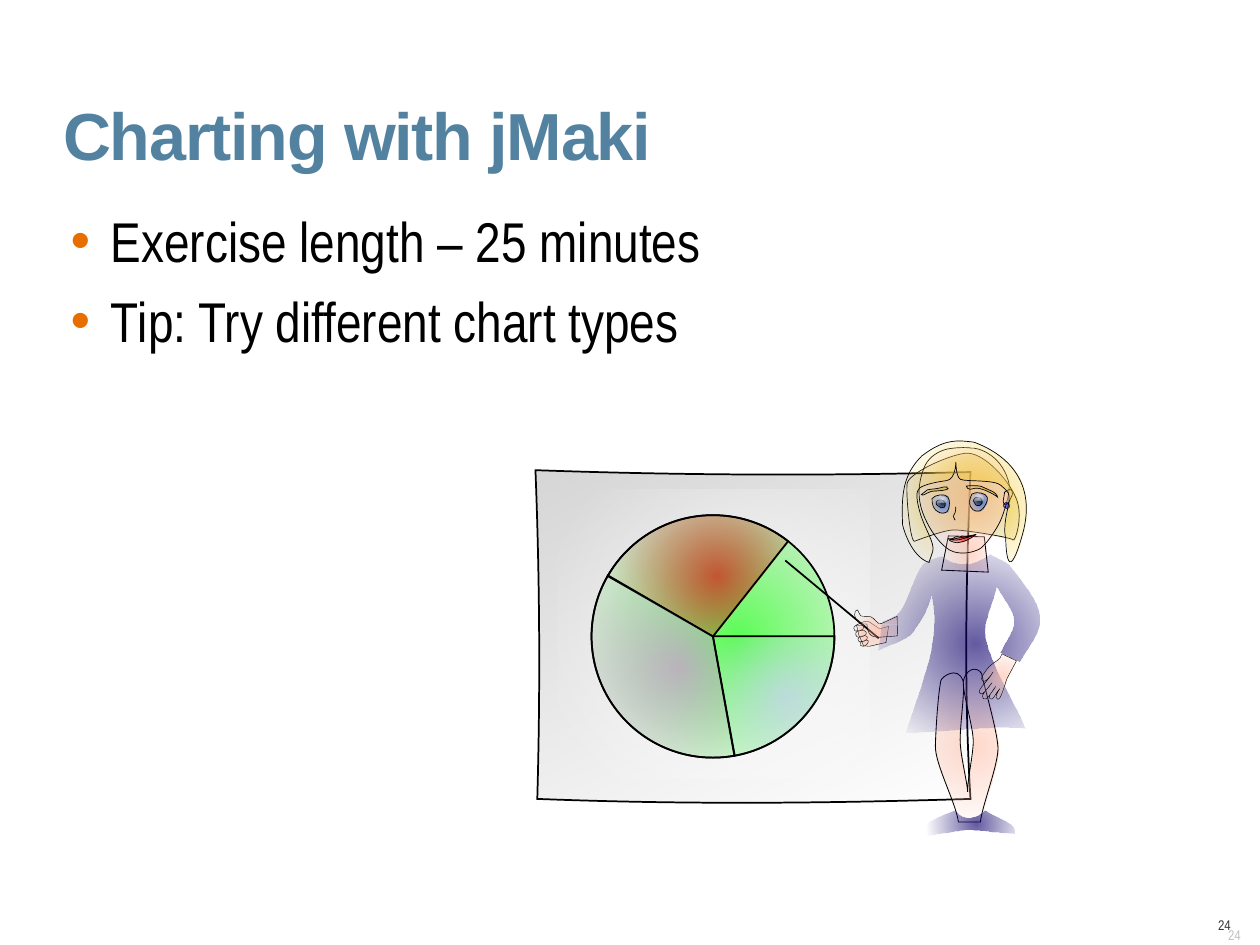
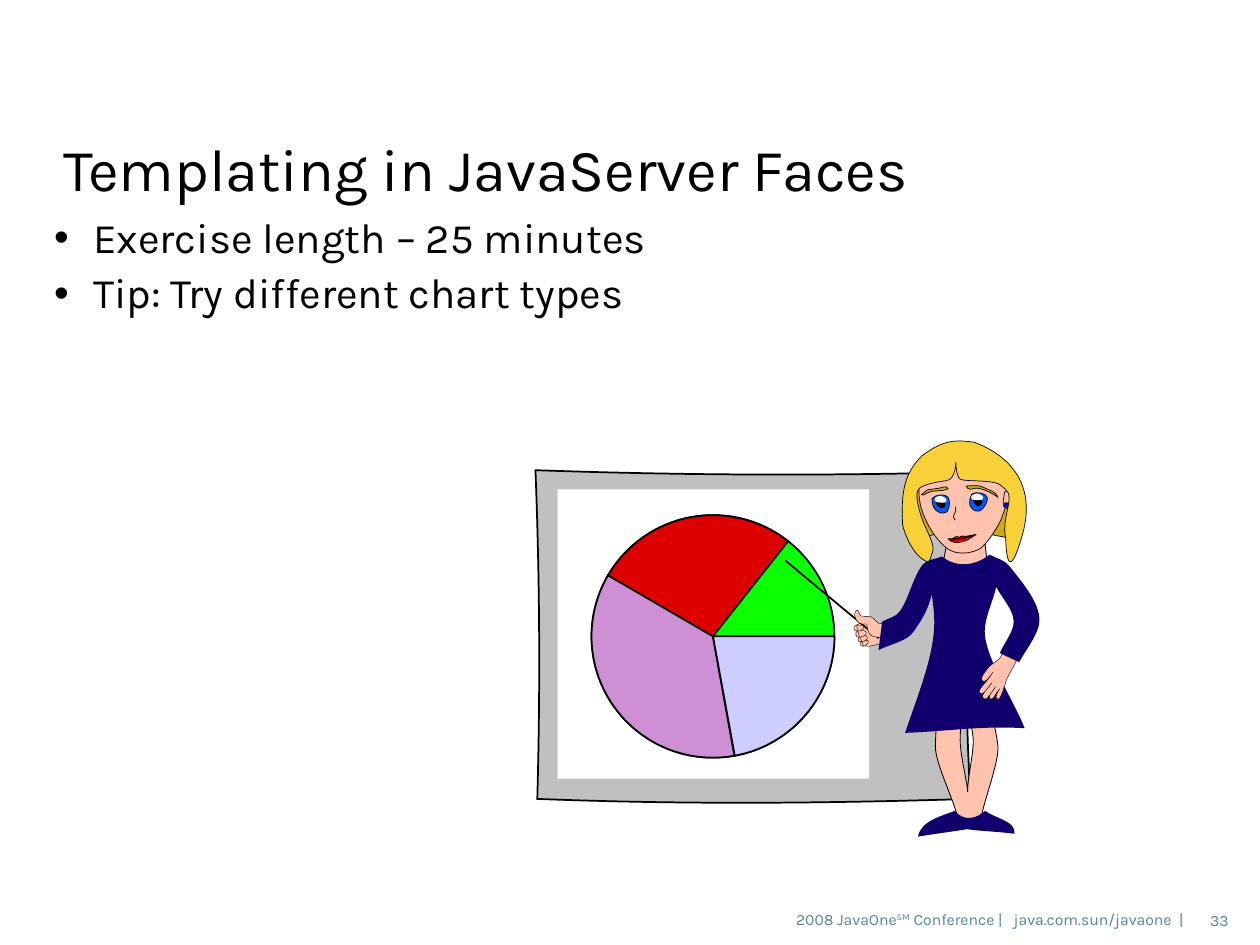
Before and after one commit to dmatej/Glassfish-SVN-Patched, a slide deck: slide 33 of v3/admingui/j1plugin/gfplugin/4520_gfplugin.odp (slide 24 before the commit). Drawn at 1260x945 pixels with LibreOffice and Linux fonts; fonts in the diff are those of the drawing; background and template pictures are left out. Boxes give left, top, right and bottom in pixels: in the first picture for what was removed or moved away, otherwise in the second. Text is boxed around its words. In the diff, an @@ line names an element or a change of style, - is before the commit and + after.

Commit message:
* Updated version of the slides.

```diff
--- a/v3/admingui/j1plugin/gfplugin/4520_gfplugin.odp
+++ b/v3/admingui/j1plugin/gfplugin/4520_gfplugin.odp
@@ title removed at (63,112,652,173) @@
-Charting with jMaki
@@ title added at (63,150,908,205), 34 pt, text #000000 @@
+Templating in JavaServer Faces
@@ text "Exercise length – 25 minutes" at (93,224,646,319): size 32 to 24 pt, font Arial Narrow to Karla; indent changed; line spacing 0.85 to 0.9; less space between paragraphs @@
@@ freeform shape at (902,441,1026,562): fill gradient #F8D038 to #F8D038 @@
@@ fill gradient #CCAA18 to #CCAA18 in 3 elements at (907,454,1019,542), (966,485,998,496), (921,486,949,494) @@
@@ freeform shape at (932,495,950,514): fill gradient #0059FF to #0059FF @@
@@ freeform shape at (936,500,945,508): fill gradient #000000 to #000000 @@
@@ freeform shape at (970,493,988,512): fill gradient #0059FF to #0059FF @@
@@ fill gradient #FFFFFF to #FFFFFF in 3 elements at (558,489,869,779), (935,496,948,503), (971,494,984,500) @@
@@ freeform shape at (974,498,983,507): fill gradient #000000 to #000000 @@
@@ fill gradient #FFC2AD to #FFC2AD in 3 elements at (941,536,988,572), (919,447,1009,553), (1003,490,1012,505) @@
@@ freeform shape at (1004,503,1011,509): fill gradient #0000FF to #0000FF @@
@@ freeform shape at (591,515,834,757): fill gradient #0AFF00 to #0AFF00 @@
@@ freeform shape at (607,515,788,636): fill gradient #DD0000 to #DD0000 @@
@@ freeform shape at (949,534,976,543): fill gradient #FF0000 to #FF0000 @@
@@ freeform shape at (950,536,974,541): fill gradient #FF0000 to #FF0000 @@
@@ freeform shape at (878,554,1040,732): fill gradient #0F006E to #0F006E @@
@@ freeform shape at (591,576,733,759): fill gradient #CE8FD4 to #CE8FD4 @@
@@ freeform shape at (713,636,834,756): fill gradient #CDCDFF to #CDCDFF @@
@@ fill gradient #FFC2AC to #FFC2AC in 7 elements at (854,621,890,646), (854,610,897,638), (862,640,868,646), (859,635,867,641), (858,630,867,638), (857,625,864,631), (979,654,1017,699) @@
@@ freeform shape at (935,669,998,822): fill gradient #FFC3AE to #FFC3AE @@
@@ freeform shape at (919,811,1016,837): fill gradient #10006E to #10006E @@
@@ text added at (796,913,1172,929), 9 pt, text #5382A1 @@
+2008 JavaOneSM Conference | java.com.sun/javaone |
@@ page number added at (1210,916,1229,926), 9 pt, text #5483A1 @@
+33
@@ page number removed at (1218,920,1231,933) @@
-24
```
Also in this commit, not shown: 27 other slides changed, 10 slides added, 1 slide removed.
